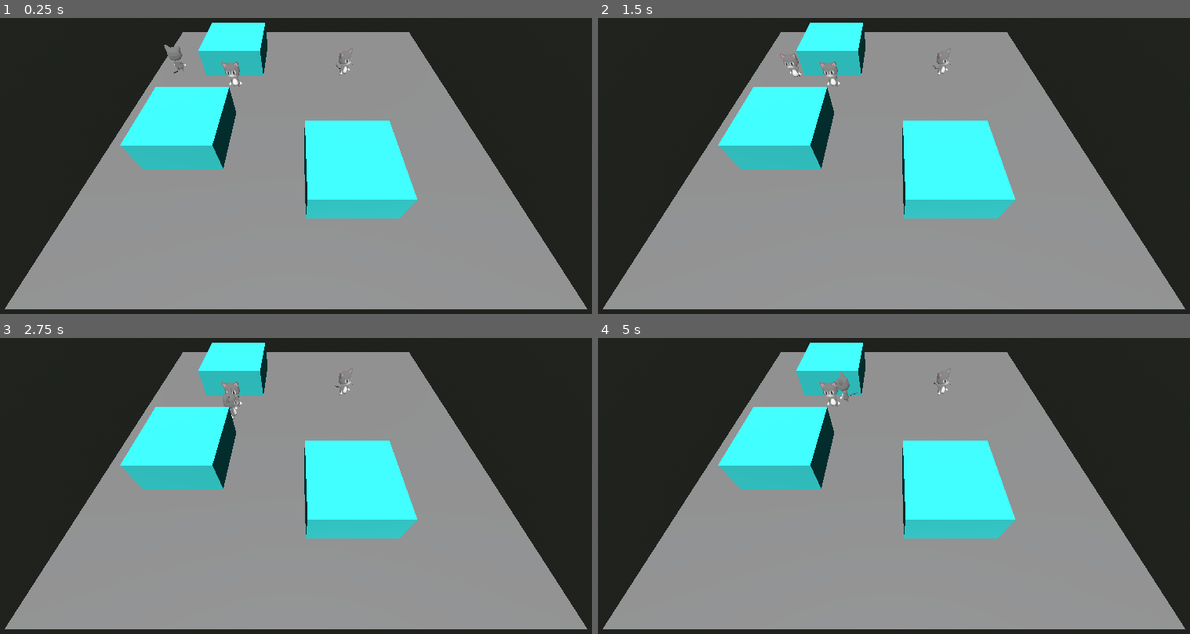
Above: before the commit, frames 1-4 (two rows, left to right).
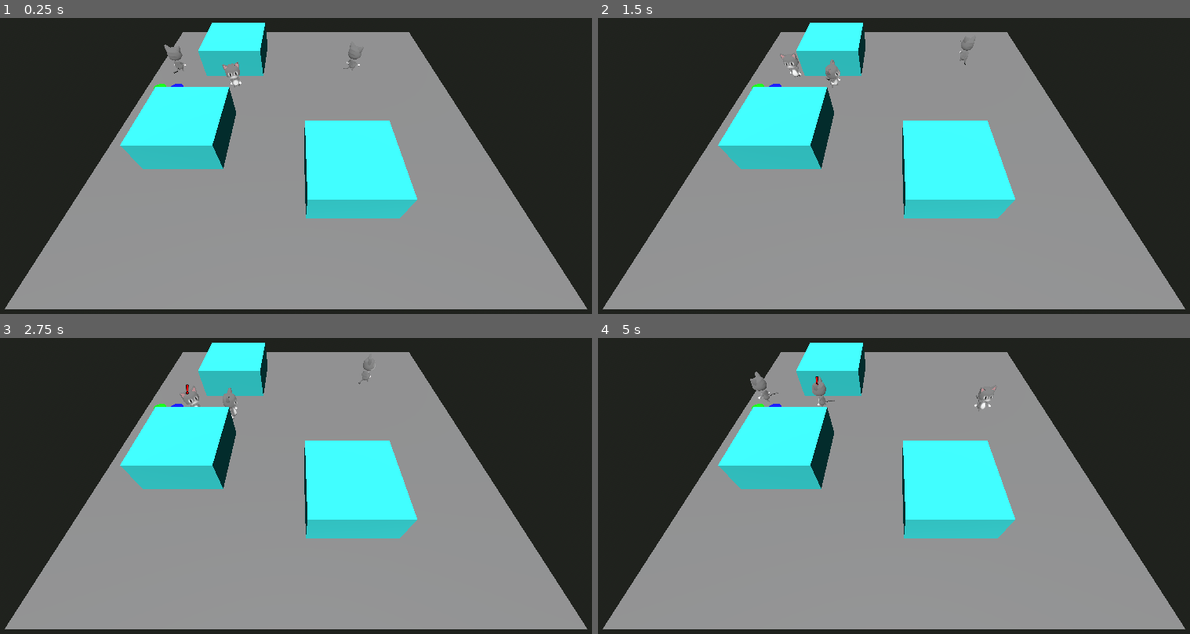
Above: after the commit, the same moments.

Repository: bruom/Gatinhos
Game: Godot game, scene res://Scenes/main.tscn
The game is run twice, just before and just after one commit, with the same random seed, the same clock (stepped at 60 frames per second) and the same inputs.
Inputs:
- Up to frame 1 (0.25 s): no input
- Up to frame 2 (1.5 s): hold D (Right) 0.53-1.28 s; hold 1 (UseItem1) 0.53-1.28 s; tap 2 (UseItem2) at 0.8, 1.35 s; hold S (Backward) from 1.28 s (still down)
- Up to frame 3 (2.75 s): tap 1 (UseItem1) at 1.55 s; release S (Backward) at 2.03 s; hold D (Right) from 2.03 s (still down); hold F (Interact) from 2.03 s (still down); tap 2 (UseItem2) at 2.3 s
- Up to frame 4 (5 s): tap Enter at 2.75 s; release D (Right) at 2.78 s; release F (Interact) at 2.78 s; hold W (Forward) 2.78-3.53 s; tap Shift (Run) at 2.85 s; tap 1 (UseItem1) at 3.05, 4.35 s; hold Ctrl (Sneak) 3.53-4.28 s; hold A (Left) from 3.53 s (still down); tap 2 (UseItem2) at 3.8 s

The runs differ from the first frame. In frame 1, 0.2% of the frame differs, in the area x 25-62%, y 9-25%; in frame 2, 0.3%; in frame 3, 0.3%; in frame 4, 0.7%, in the area x 25-68%, y 10-25%.
Error before the commit: Parse Error: Identifier "investigation_time" not declared in the current scope. (res://Scripts/enemy.gd:111)

Commit message:
Enemy interaction with items updated

Diff:
--- a/Scenes/item.tscn
+++ b/Scenes/item.tscn
@@ -32,6 +32,7 @@
 shape = SubResource("CylinderShape3D_wwqji")
 
 [node name="Hitbox" type="Area3D" parent="."]
+collision_mask = 5
 
 [node name="CollisionShape3D" type="CollisionShape3D" parent="Hitbox"]
 shape = SubResource("CylinderShape3D_bfdpw")
--- a/Scenes/main.tscn
+++ b/Scenes/main.tscn
@@ -94,7 +94,7 @@
 target = NodePath("../Player")
 speed = 2.1
 patrol_route = Array[Vector3]([Vector3(3, 2.08165e-12, -3), Vector3(3.5, 2.08165e-12, 4), Vector3(-2, 2.08165e-12, 1)])
-facing_directions = Array[Vector3]([Vector3(1, 2.08165e-12, -1), Vector3(2.08165e-12, 2.08165e-12, 1), Vector3(2.08165e-12, 2.08165e-12, -1)])
+facing_directions = Array[Vector3]([Vector3(0, 0, 0), Vector3(0, 0, 0), Vector3(0, 0, 0)])
 
 [node name="enemy2" parent="." node_paths=PackedStringArray("target") instance=ExtResource("2_vbsvv")]
 transform = Transform3D(-0.999079, -9.85932e-17, -0.0429213, -7.77579e-17, 1, -4.87092e-16, 0.0429213, -4.83306e-16, -0.999079, -2, 2.08165e-12, -1.112)
@@ -102,11 +102,11 @@
 vision_angle = 90.0
 speed = 2.1
 patrol_route = Array[Vector3]([Vector3(-2, 2.08165e-12, -1.1)])
-facing_directions = Array[Vector3]([Vector3(2.08165e-12, 2.08165e-12, 1)])
+facing_directions = Array[Vector3]([Vector3(0, 0, 0)])
 
 [node name="Item" parent="." instance=ExtResource("3_htqcn")]
-transform = Transform3D(1, 0, 0, 0, 1, 0, 0, 0, 1, -2.42837, 0.1, 0)
+transform = Transform3D(1, 0, 0, 0, 1, 0, 0, 0, 1, -3.96622, 0.1, -1.0072)
 
 [node name="Item2" parent="." instance=ExtResource("3_htqcn")]
-transform = Transform3D(1, 0, 0, 0, 1, 0, 0, 0, 1, -3.77974, 0.1, 0)
+transform = Transform3D(1, 0, 0, 0, 1, 0, 0, 0, 1, -4.52927, 0.1, -0.989574)
 item_type = 2
--- a/Scenes/player.tscn
+++ b/Scenes/player.tscn
@@ -1,18 +1,15 @@
-[gd_scene load_steps=4 format=3 uid="uid://nkh8gcim1mk4"]
+[gd_scene load_steps=5 format=3 uid="uid://nkh8gcim1mk4"]
 
 [ext_resource type="Script" path="res://Scripts/player.gd" id="1_keg1m"]
 [ext_resource type="PackedScene" uid="uid://bavl8tqj08fh1" path="res://Scenes/cat.tscn" id="2_obngv"]
 [ext_resource type="AudioStream" uid="uid://cexaxjjjkjh0c" path="res://Assets/Sound/footstep (placeholder).wav" id="3_p84ql"]
+[ext_resource type="PackedScene" uid="uid://5thv6qle75qj" path="res://Scenes/item.tscn" id="4_1e70m"]
 
 [node name="Player" type="CharacterBody3D"]
-collision_layer = 2
-collision_mask = 7
-axis_lock_linear_y = true
-axis_lock_angular_x = true
-axis_lock_angular_z = true
 script = ExtResource("1_keg1m")
 run_speed = 2.0
 play_sfx = false
+item_placer = ExtResource("4_1e70m")
 
 [node name="cat" parent="." instance=ExtResource("2_obngv")]
 
--- a/Scripts/enemy.gd
+++ b/Scripts/enemy.gd
@@ -20,7 +20,7 @@
 		enemy_state = value
 		if value == EnemyState.ALERT:
 			set_overhead_label("!", Color.RED)
-		elif value == EnemyState.SUSPICIOUS:
+		elif value == EnemyState.SUSPICIOUS || value == EnemyState.INTERESTED:
 			set_overhead_label("?", Color.GOLD)
 		else:
 			set_overhead_label("", Color.WHITE)
@@ -33,10 +33,22 @@
 enum EnemyState {
 	IDLE,
 	SUSPICIOUS,
-	ALERT
+	ALERT,
+	INTERESTED,
+	UNDER_ITEM_EFFECT
 }
 
+var previous_state: EnemyState = 0
+var item_effect_time: float = 0.0
+
 func _physics_process(delta):
+	if enemy_state == EnemyState.UNDER_ITEM_EFFECT:
+		item_effect_time = item_effect_time - delta
+		if item_effect_time > 0.0:
+			return
+		else:
+			enemy_state = previous_state
+
 	var next_pos = nav_agent.get_next_path_position()
 	anim_player.current_animation_position
 	keep_watch()
@@ -58,6 +70,12 @@
 				if has_reached_point(investigation_target):
 					enemy_state = EnemyState.IDLE
 					start_looking_around()
+		elif enemy_state == EnemyState.INTERESTED:
+			if investigation_target != null && investigation_target is Vector3:
+				nav_agent.target_position = investigation_target
+#				if has_reached_point(investigation_target):
+#					previous_state = EnemyState.IDLE
+#					enemy_state = EnemyState.UNDER_ITEM_EFFECT
 		elif enemy_state == EnemyState.IDLE:
 			if !patrol_route.is_empty():
 				var next_patrol_position = get_next_patrol_waypoint()
@@ -103,13 +121,13 @@
 		looking_around = false
 		enemy_state = EnemyState.ALERT
 		chase_target = target.global_position
-	var item_in_sight = look_for_items()
-	if item_in_sight != null:
-		print("ITEM DETECTED")
-		enemy_state = EnemyState.SUSPICIOUS
-		investigation_target = item_in_sight.global_position
-		investigation_time = item_in_sight.effect_time
-		item_in_sight.remove_from_group("ActiveItems")
+	elif enemy_state != EnemyState.INTERESTED && enemy_state != EnemyState.UNDER_ITEM_EFFECT:
+		var item_in_sight = look_for_items()
+		if item_in_sight != null:
+			looking_around = false
+			previous_state = enemy_state
+			enemy_state = EnemyState.INTERESTED
+			investigation_target = item_in_sight.global_position
 
 #sound array is Array[[origin: Vector3, radius: float]]
 func check_for_sounds(sound_array):
@@ -155,6 +173,13 @@
 				return item
 	return null
 
+func trigger_item(item_type):
+	enemy_state = EnemyState.UNDER_ITEM_EFFECT
+	if item_type == 1:
+		item_effect_time = 0.5
+	if item_type == 2:
+		item_effect_time = 4.0
+
 func calculate_angle(_target: Vector3) -> float:
 	var forward_pos = cat.facing_direction
 	var direction_to_target = _target - global_position
--- a/Scripts/item.gd
+++ b/Scripts/item.gd
@@ -7,7 +7,6 @@
 var player: CharacterBody3D
 var interactable = false
 var active = false
-var effect_time: float = 0
 
 func _ready():
 	if item_type == 1:
@@ -25,18 +24,20 @@
 	if body.name == "Player":
 		interactable = true
 		player = body
+	elif "enemy" in body.name && self.active:
+		body.trigger_item(item_type)
+		remove_from_group("ActiveItems")
+		self.queue_free()
 
 func _on_hitbox_body_exited(body):
 	if body.name == "Player":
 		interactable = false
 
-func item_effect():
-	if active:
-		print("Item in effect: " + str(item_type))
+func item_placed():
+	if self.active:
+		print("Item placed: " + str(item_type))
 		add_to_group("ActiveItems")
 		if item_type == 1:
-			effect_time = 0.5
 			get_node("Hitbox/ItemMesh").mesh.material.albedo_color = Color(0, 0, 255, 255)
 		elif item_type == 2:
-			effect_time = 4
 			get_node("Hitbox/ItemMesh").mesh.material.albedo_color = Color(0, 255, 0, 255)
--- a/Scripts/player.gd
+++ b/Scripts/player.gd
@@ -75,6 +75,6 @@
 		new_item.position.y += 0.1
 		new_item.item_type = item_type
 		new_item.active = true
-		new_item.item_effect()
+		new_item.item_placed()
 	else:
 		print("No item of type: " + str(item_type))
Not shown, changed: Assets/Textures/Cat/cat_UV_body_mat_Alpha.png.import
Not shown, changed: Assets/Textures/Cat/cat_UV_body_mat_BaseColor.png.import
Not shown, changed: Assets/Textures/Cat/cat_UV_face_mat_Alpha.png.import
Not shown, changed: Assets/Textures/Cat/cat_UV_face_mat_BaseColor.png.import
Not shown: 1 places in Scenes/main.tscn that only renumber resources
Not shown, changed: icon.svg.import
